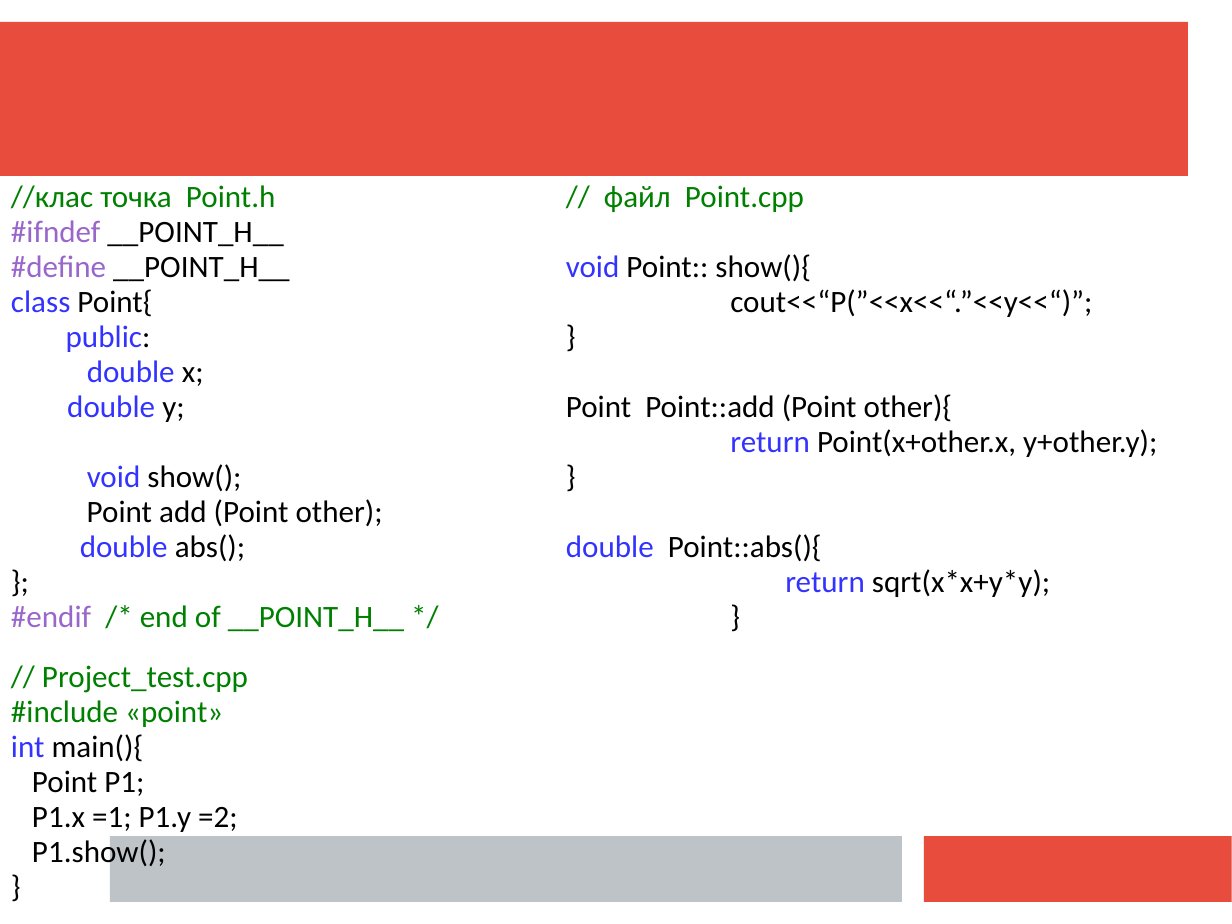
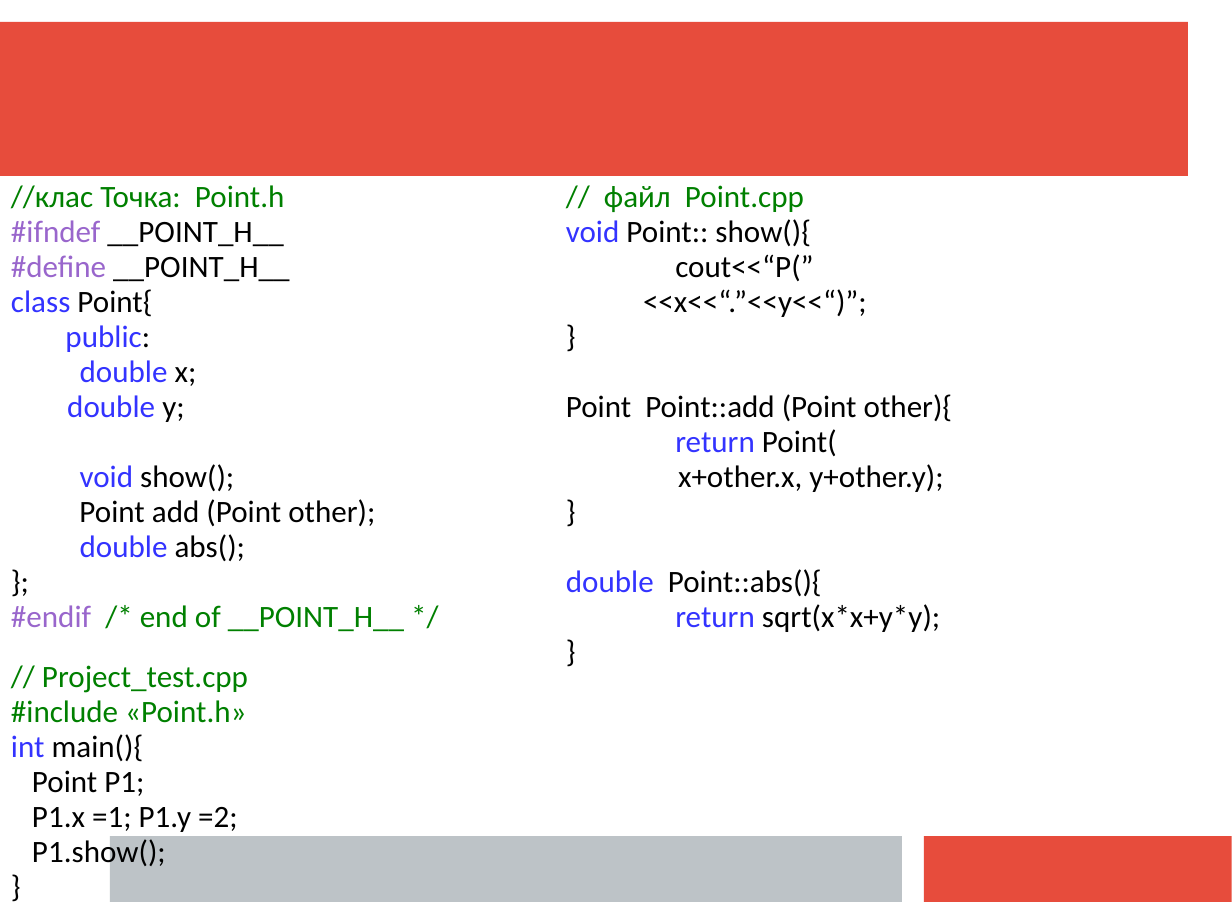
Before and after one commit to mecchmatProjects/CppCourse, a slide deck: slide 7 of Lect08/CppTutorUkr8.ppt. Drawn at 1232x924 pixels with LibreOffice and Linux fonts; fonts in the diff are those of the drawing. Boxes give left, top, right and bottom in pixels: in the first picture for what was removed or moved away, otherwise in the second. Text is boxed around its words. In the diff, an @@ line names an element or a change of style, - is before the commit and + after.

```diff
--- a/Lect08/CppTutorUkr8.ppt
+++ b/Lect08/CppTutorUkr8.ppt
@@ text at (x1=11, y1=185, x2=285, y2=209): text changed @@
-//клас точка Point.h
+//клас Точка: Point.h
@@ text at (x1=643, y1=254, x2=867, y2=317): text changed @@
-cout<<“P(”<<x<<“.”<<y<<“)”;
+cout<<“P(”
+<<x<<“.”<<y<<“)”;
@@ text at (x1=675, y1=429, x2=943, y2=492): text changed @@
-return Point(x+other.x, y+other.y);
+return Point(
+x+other.x, y+other.y);
@@ text at (x1=11, y1=700, x2=246, y2=723): text changed @@
-#include «point»
+#include «Point.h»
```
Also in this commit, not shown: 9 other slides changed, 1 slide removed, 3 other files.
